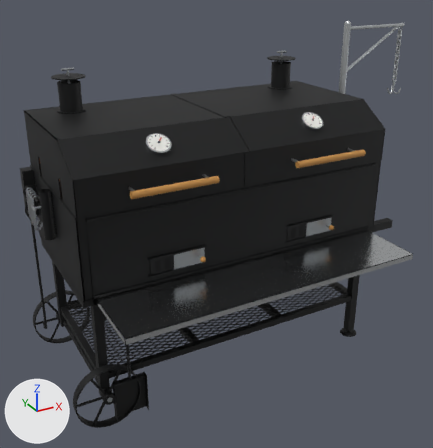
Renders of the glTF model docs/paulo-xl-oven-closed-black.glb from each side of a commit.
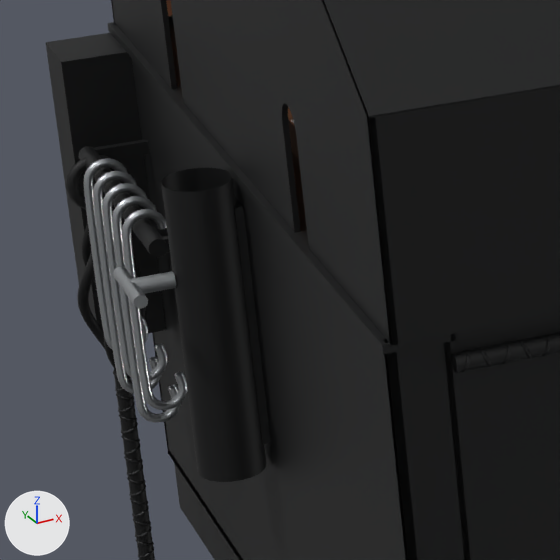
Each version is shown whole from a 50 mm lens placed at (-1.3, -2.44, 1.89), pointed at (0.03, -0.01, 0.68), then close up on the part from 3% to 24% of the width and 36% to 57% of the height. The axes (+X, +Y, +Z) are drawn at lower left. The lights are the same throughout. The older version's two pictures come first. Where no turn or scale is listed for an object, it has been applied to the vertices. Vertices at exactly the same position are counted once.

Objects in the first close-up: 'Braai box (fully brick-lined):frame', 'Braai box (fully brick-lined):zinc', 'Cart frame:frame', 'Oven lid, left half:frame', 'Rebar poker (moves the firebox):frame', 'Tool hooks (S-hooks):zinc' and 2 more.
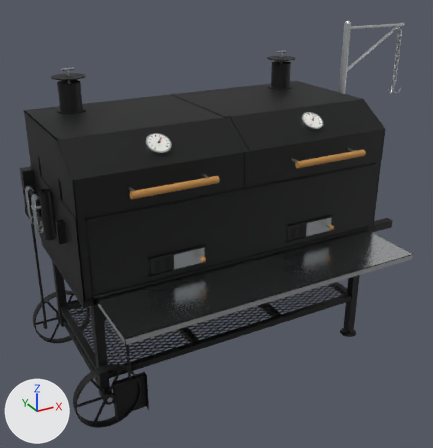
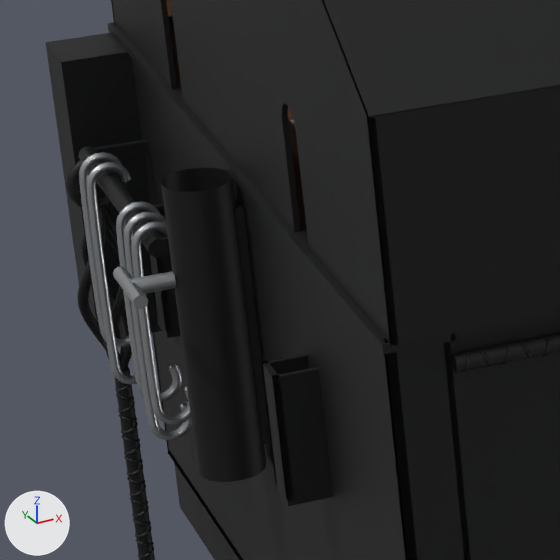
The change, as a diff of the scene's bpy script:
```diff
--- a/docs/paulo-xl-oven-closed-black.glb.py
+++ b/docs/paulo-xl-oven-closed-black.glb.py
@@ me_mesh_2 @@
 # used by ob_braai_box__fully_brick_lined__frame; location = (0.0, 0.0, 0.0)
-me_mesh_2.from_pydata(...)  # 9092 vertices, 18036 faces; spans x -0.81..0.81, y -0.37..0.38, z 0.64..1.01
+me_mesh_2.from_pydata(...)  # 9188 vertices, 18228 faces; spans x -0.81..0.81, y -0.37..0.38, z 0.64..1.01
+# me_mesh_2 part 1: a new loose piece of 24 vertices spanning x -0.79..-0.76, y 0.15..0.18, z 0.83..0.92, in mat_frame (black #131415)
+# me_mesh_2 part 2: a new loose piece of 24 vertices spanning x -0.79..-0.76, y -0.18..-0.15, z 0.83..0.92, in mat_frame (black #131415)
+# other edits to the shape of me_mesh_2 do not show in these pictures
 me_mesh_2.materials.append(mat_frame)
@@ me_mesh_43 @@
 # used by ob_tool_hooks__s_hooks__zinc; location = (0.0, 0.0, 0.0)
-me_mesh_43.from_pydata(...)  # 1960 vertices, 3840 faces; spans x -0.823..-0.789, y 0.102..0.229, z 0.767..0.946
+me_mesh_43.from_pydata(...)  # 1960 vertices, 3840 faces; spans x -0.823..-0.789, y 0.073..0.244, z 0.767..0.946
+# me_mesh_43 part 3: the loose piece of 392 vertices spanning x -0.823..-0.789, y 0.222..0.229, z 0.789..0.946 is moved by (0.0, 0.015, 0.0)
+# me_mesh_43 part 4: the loose piece of 392 vertices spanning x -0.823..-0.789, y 0.192..0.199, z 0.767..0.946 is moved by (0.0, 0.021, 0.0)
+# me_mesh_43 part 5: the loose piece of 392 vertices spanning x -0.823..-0.789, y 0.162..0.169, z 0.789..0.946 is moved by (0.0, -0.043, 0.0)
+# me_mesh_43 part 6: the loose piece of 392 vertices spanning x -0.823..-0.789, y 0.132..0.139, z 0.767..0.946 is moved by (0.0, -0.036, 0.0)
+# me_mesh_43 part 7: the loose piece of 392 vertices spanning x -0.823..-0.789, y 0.102..0.109, z 0.789..0.946 is moved by (0.0, -0.029, 0.0)
 me_mesh_43.materials.append(mat_zinc_plated)
```

Changed parts and their boxes [x1, y1, x2, y2] in the close-ups (560 x 560 px; the box of a moved part takes in the faces that stretch with it):
'Tool hooks (S-hooks):zinc', reshaped (9% wider, 9% taller)
    before: [84, 158, 188, 423]
    after: [79, 152, 192, 440]
part 1 of me_mesh_2, added (black)
    after: [143, 204, 181, 338]
part 2 of me_mesh_2, added (black)
    after: [261, 354, 332, 506]
part 3 of me_mesh_43, moved or reshaped
    before: [84, 158, 148, 350]
    after: [79, 152, 130, 347]
part 4 of me_mesh_43, moved or reshaped
    before: [93, 171, 161, 394]
    after: [86, 162, 137, 384]
part 5 of me_mesh_43, moved or reshaped
    before: [102, 183, 168, 380]
    after: [116, 201, 182, 402]
part 6 of me_mesh_43, moved or reshaped
    before: [112, 196, 181, 423]
    after: [124, 212, 192, 440]
part 7 of me_mesh_43, moved or reshaped
    before: [122, 209, 188, 410]
    after: [131, 221, 191, 424]
